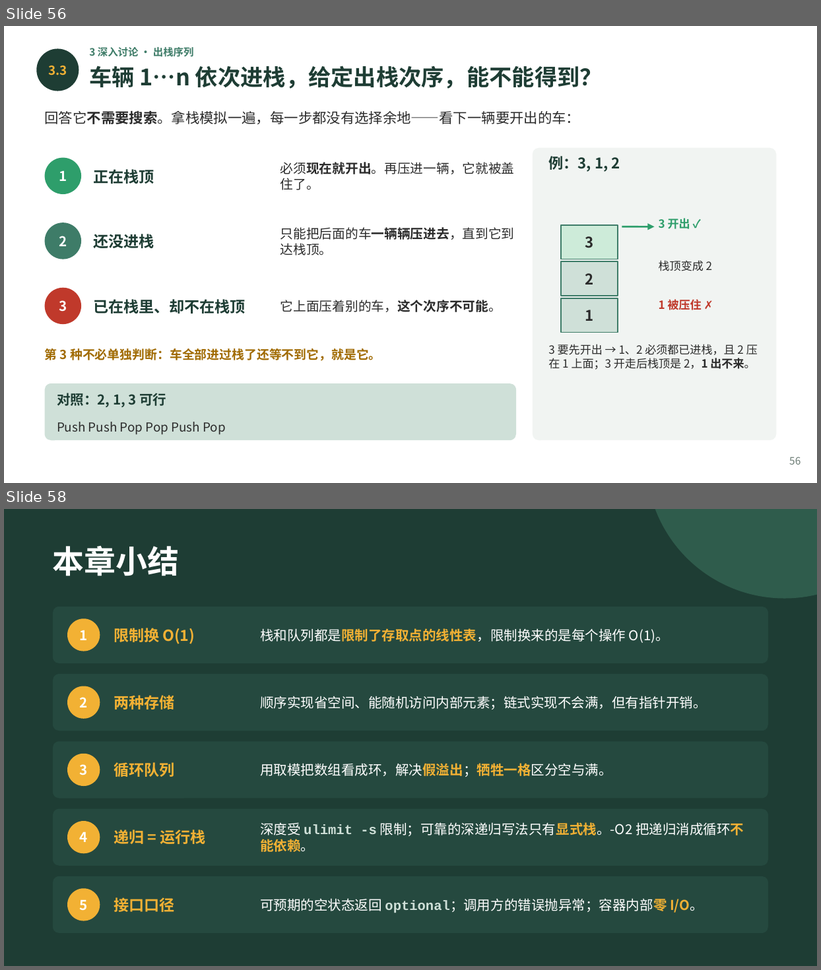
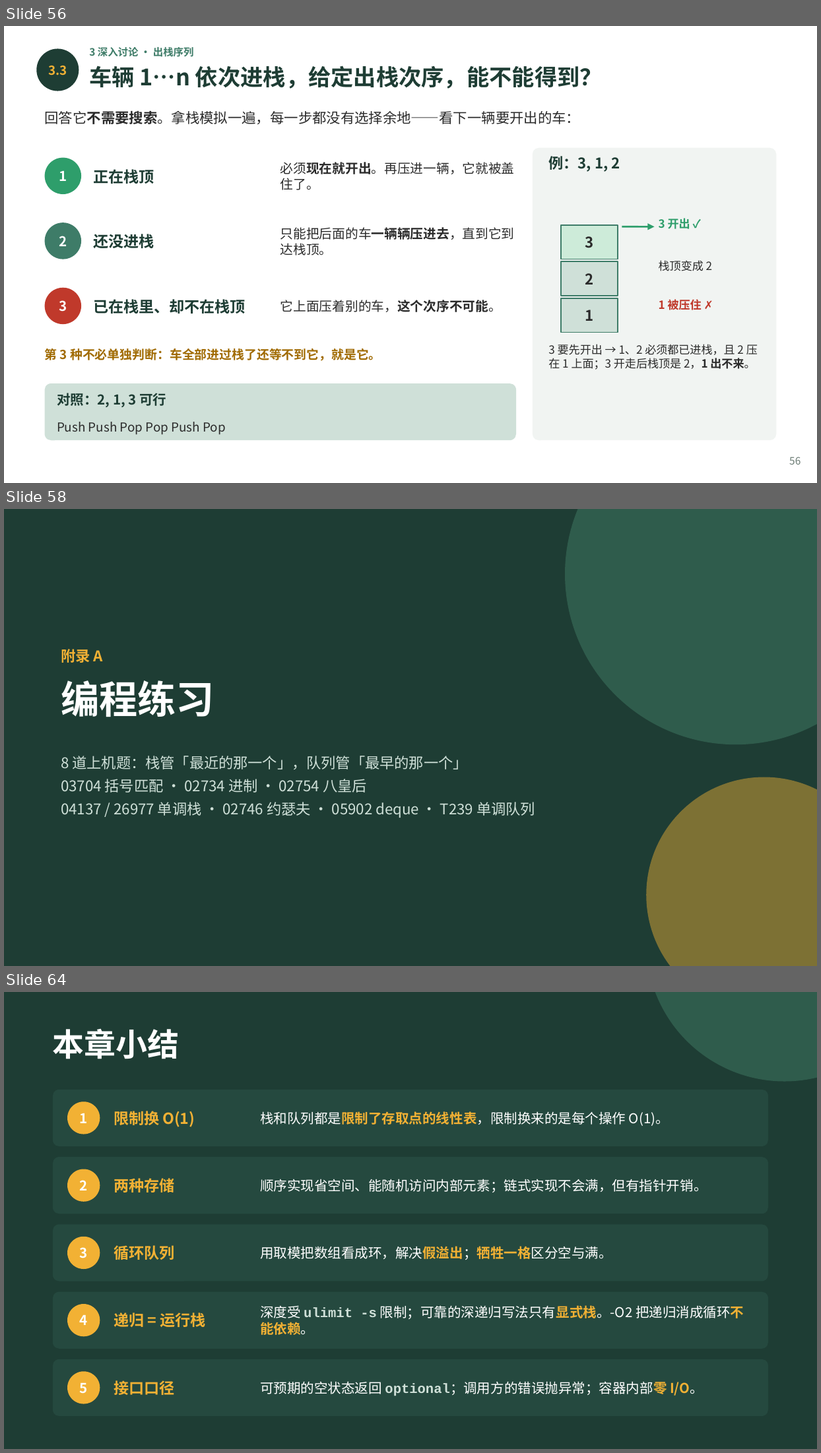
Before and after one commit to GMyhf/2026fall-cs201, a slide deck: courseware/202609_DSA_03_Stack_Queue.pptx. Shown one above the other, each under a label of ours: slides 56 and 58 before the commit, slides 56, 58 and 64 after it; the slides between them are not shown. The pictures are 821x970 and 821x1453 pixels, drawn with LibreOffice and Linux fonts; fonts in the diff are those of the drawing. Boxes give left, top, right and bottom in pixels: in the first picture for what was removed or moved away, otherwise in the second. Text is boxed around its words. In the diff, an @@ line names an element or a change of style, - is before the commit and + after.

```diff
--- a/courseware/202609_DSA_03_Stack_Queue.pptx
+++ b/courseware/202609_DSA_03_Stack_Queue.pptx
@@ slide 58 added at [4,509,817,966], background #1E3D34 @@
@@ ellipse added at [565,509,817,745], fill #2F5C4C @@
@@ text added at [61,649,103,663], 13 pt, text #F2B134, bold @@
+附录 A
@@ text added at [61,681,214,717], 34 pt, text #FFFFFF, bold @@
+编程练习
@@ text added at [61,756,535,818], 13 pt, text #CFE0D8 @@
+8 道上机题：栈管「最近的那一个」，队列管「最早的那一个」
+03704 括号匹配 · 02734 进制 · 02754 八皇后
+04137 / 26977 单调栈 · 02746 约瑟夫 · 05902 deque · T239 单调队列
@@ ellipse added at [646,778,817,966], fill #F2B134 at 45% opacity @@
@@ what was slide 58 is now slide 64 @@
```
Also in this commit, not shown: 2 slides changed, 5 other slides added, 2 other files.
